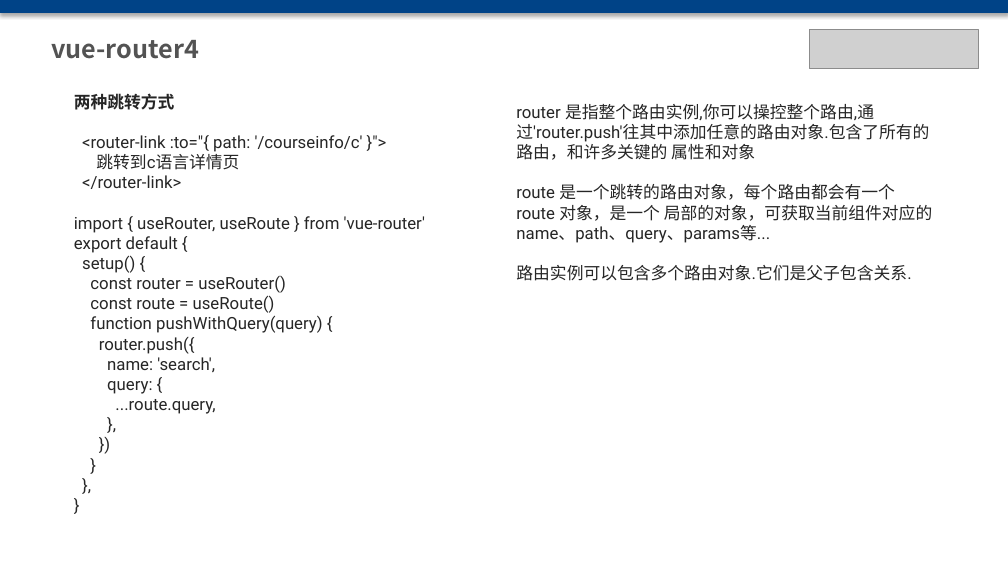
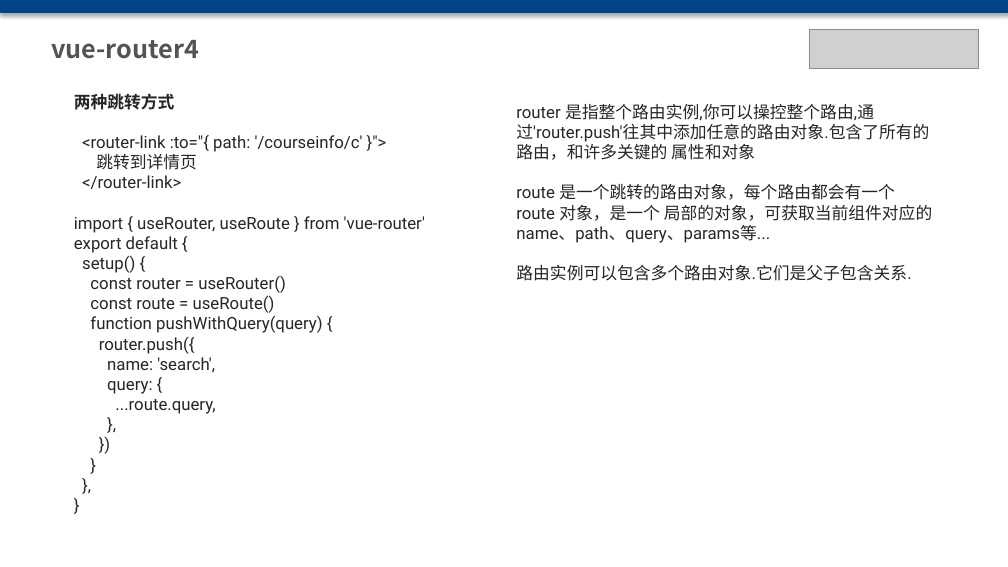
Before and after one commit to chxxx/vue3-vite-antd-admin, a slide deck: slide 29 of public/vue3 antdesign.pptx. Drawn at 1008x567 pixels with LibreOffice and Linux fonts; fonts in the diff are those of the drawing; grey boxes stand for pictures. Boxes give left, top, right and bottom in pixels: in the first picture for what was removed or moved away, otherwise in the second. Text is boxed around its words. In the diff, an @@ line names an element or a change of style, - is before the commit and + after.

```diff
--- a/public/vue3 antdesign.pptx
+++ b/public/vue3 antdesign.pptx
@@ text at <box>96,154,197,170</box>: text changed @@
-跳转到c语言详情页
+跳转到详情页
```
Also in this commit, not shown: 3 other slides changed, 14 slides added, 2 slides removed, 6 other files.
